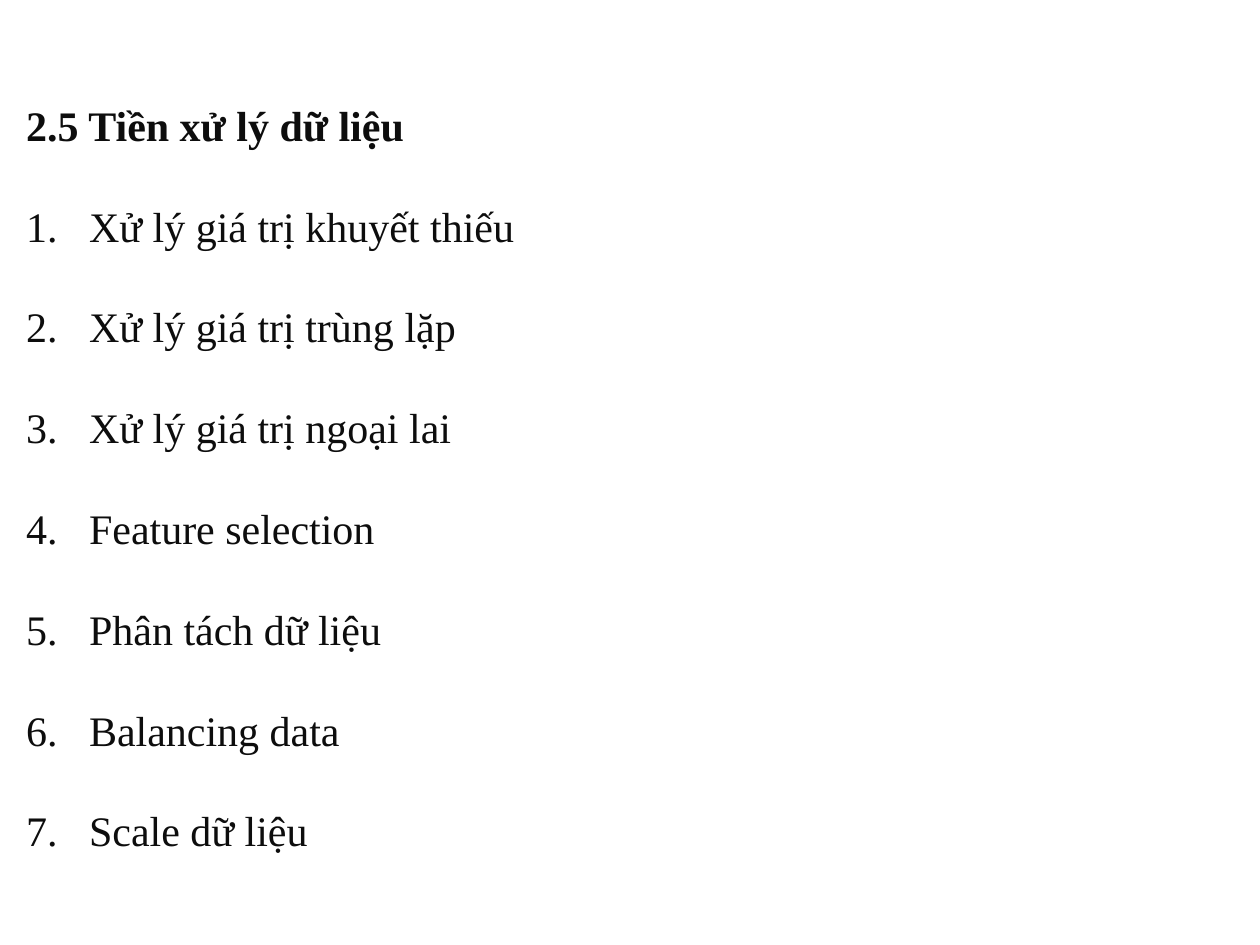
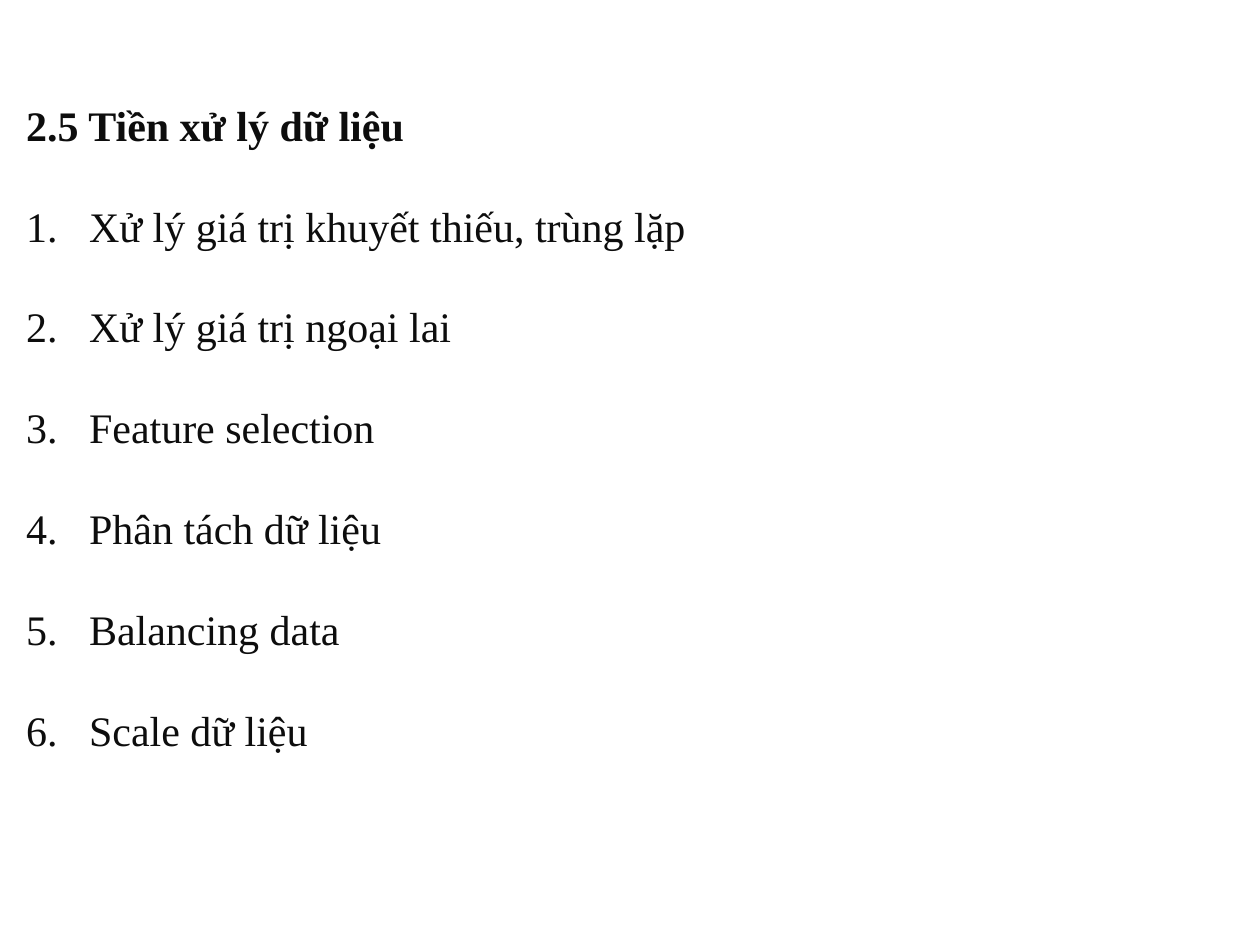
Before and after one commit to VietHung3004/Project_2, a slide deck: slide 15 of cnpm pdf.pptx (slide 8 before the commit). Drawn at 1260x945 pixels with LibreOffice and Linux fonts; fonts in the diff are those of the drawing; background and template pictures are left out. Boxes give left, top, right and bottom in pixels: in the first picture for what was removed or moved away, otherwise in the second. Text is boxed around its words. In the diff, an @@ line names an element or a change of style, - is before the commit and + after.

```diff
--- a/cnpm pdf.pptx
+++ b/cnpm pdf.pptx
@@ text at <box>89,211,685,251</box>: text changed @@
-1. Xử lý giá trị khuyết thiếu
-2. Xử lý giá trị trùng lặp
+1. Xử lý giá trị khuyết thiếu, trùng lặp
```
Also in this commit, not shown: 7 other slides changed, 13 slides added, 10 other files.
